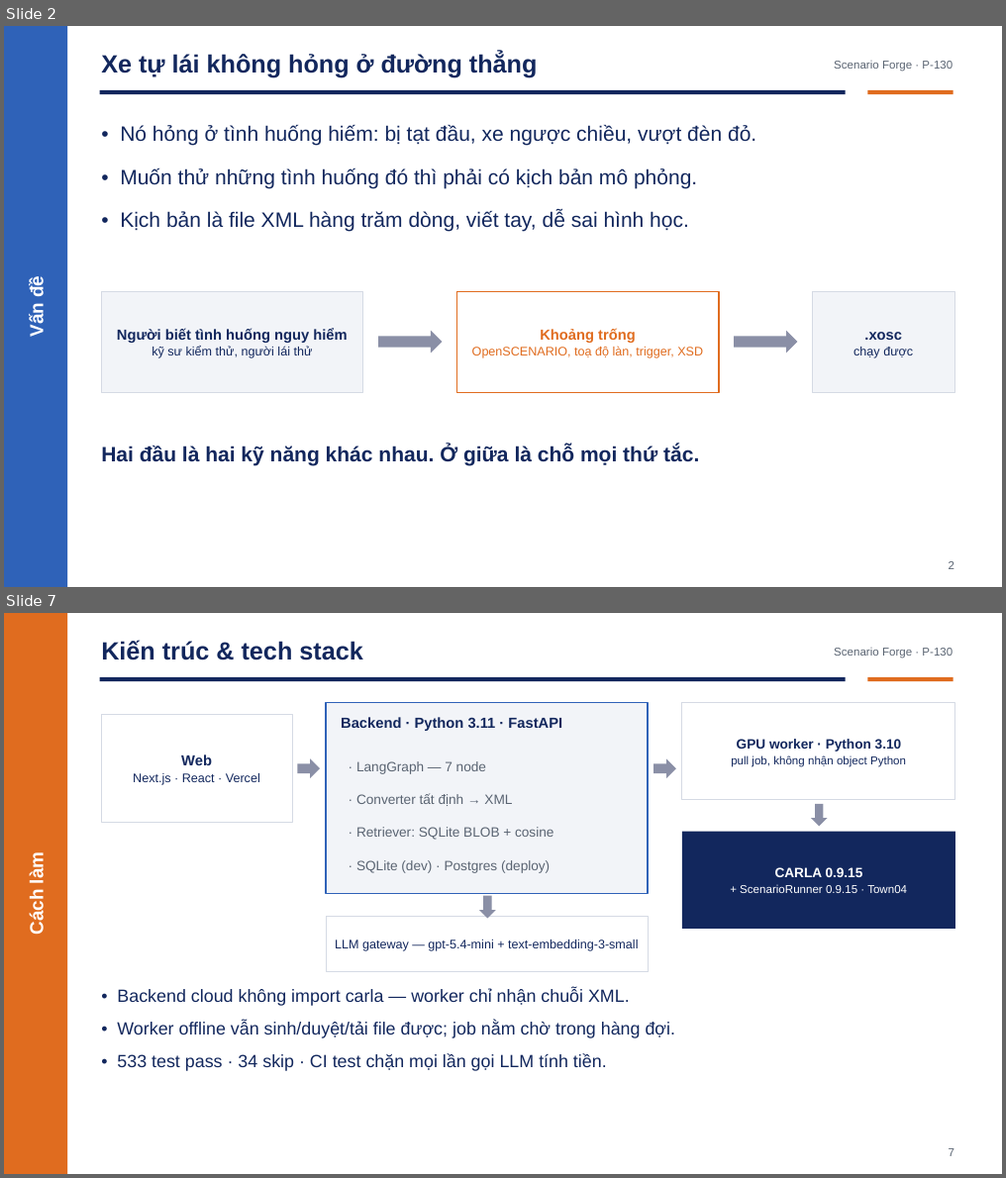
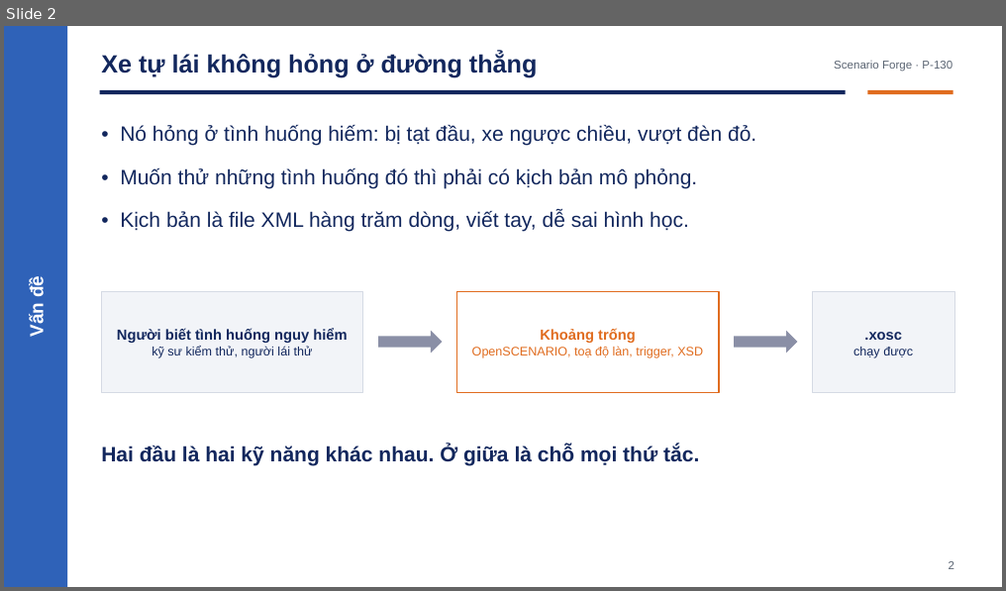
Before and after one commit to Menakanchi/nextjs-boilerplate, a slide deck: presentation/pitch_deck.pptx. Shown one above the other, each under a label of ours: slides 2 and 7 before the commit, slide 2 after it; the slides between them are not shown. The pictures are 1006x1178 and 1006x591 pixels, drawn with LibreOffice and Linux fonts; fonts in the diff are those of the drawing. Boxes give left, top, right and bottom in pixels: in the first picture for what was removed or moved away, otherwise in the second. Text is boxed around its words. In the diff, an @@ line names an element or a change of style, - is before the commit and + after.

```diff
--- a/presentation/pitch_deck.pptx
+++ b/presentation/pitch_deck.pptx
@@ slide 7 removed at [4, 613, 1002, 1174], background #FFFFFF @@
@@ rectangle removed at [4, 613, 67, 1174] @@
@@ text removed at [101, 640, 362, 661] @@
-Kiến trúc & tech stack
@@ text removed at [834, 648, 952, 659] @@
-Scenario Forge · P-130
@@ rectangle removed at [100, 677, 846, 682] @@
@@ rectangle removed at [868, 677, 953, 682] @@
@@ rectangle removed at [101, 714, 292, 823] @@
-Web
-Next.js · React · Vercel
@@ rectangle removed at [326, 703, 648, 894] @@
@@ text removed at [341, 717, 562, 731] @@
-Backend · Python 3.11 · FastAPI
@@ rectangle removed at [682, 703, 955, 800] @@
-GPU worker · Python 3.10
-pull job, không nhận object Python
@@ right arrow removed at [297, 759, 320, 778] @@
@@ right arrow removed at [653, 759, 676, 778] @@
@@ text removed at [356, 761, 486, 774] @@
-· LangGraph — 7 node
@@ text removed at [356, 793, 512, 806] @@
-· Converter tất định → XML
@@ down arrow removed at [811, 804, 828, 827] @@
@@ text removed at [356, 827, 553, 840] @@
-· Retriever: SQLite BLOB + cosine
@@ rectangle removed at [682, 832, 955, 929] @@
-CARLA 0.9.15
-+ ScenarioRunner 0.9.15 · Town04
@@ text removed at [27, 856, 48, 934] @@
-Cách làm
@@ text removed at [356, 861, 549, 873] @@
-· SQLite (dev) · Postgres (deploy)
@@ down arrow removed at [479, 896, 496, 919] @@
@@ rectangle removed at [326, 916, 648, 972] @@
-LLM gateway — gpt-5.4-mini + text-embedding-3-small
@@ text removed at [117, 988, 676, 1071] @@
-• Backend cloud không import carla — worker chỉ nhận chuỗi XML.
-• Worker offline vẫn sinh/duyệt/tải file được; job nằm chờ trong hàng đợi.
-• 533 test pass · 34 skip · CI test chặn mọi lần gọi LLM tính tiền.
@@ text removed at [948, 1149, 954, 1157] @@
-7
```
Also in this commit, not shown: 4 slides changed, 2 slides added, 7 other slides removed, 1 other file.
